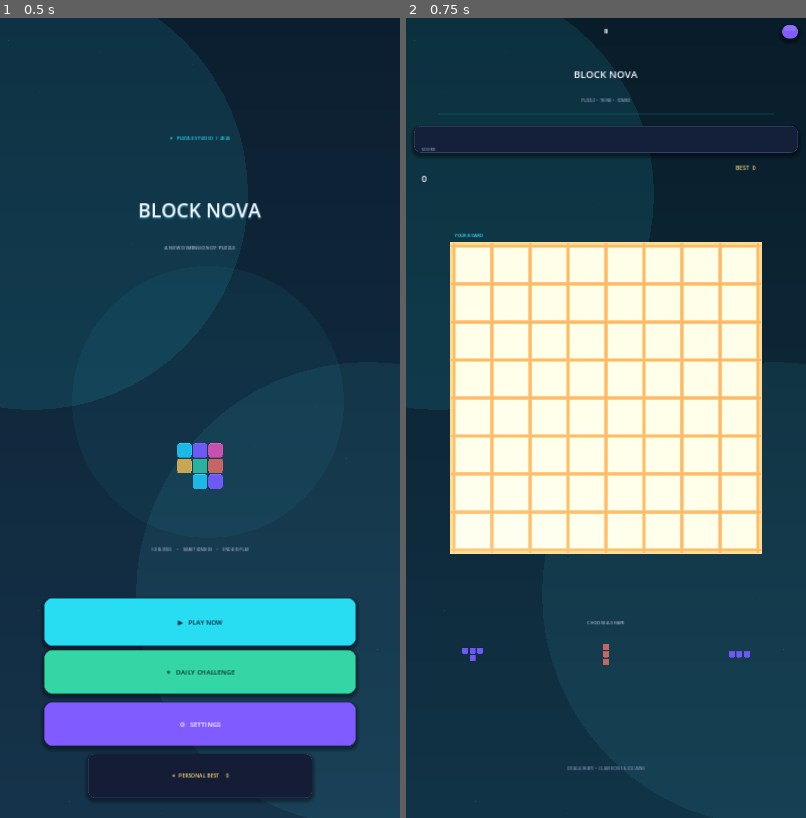
Above: before the commit, frames 1-2 (left to right).
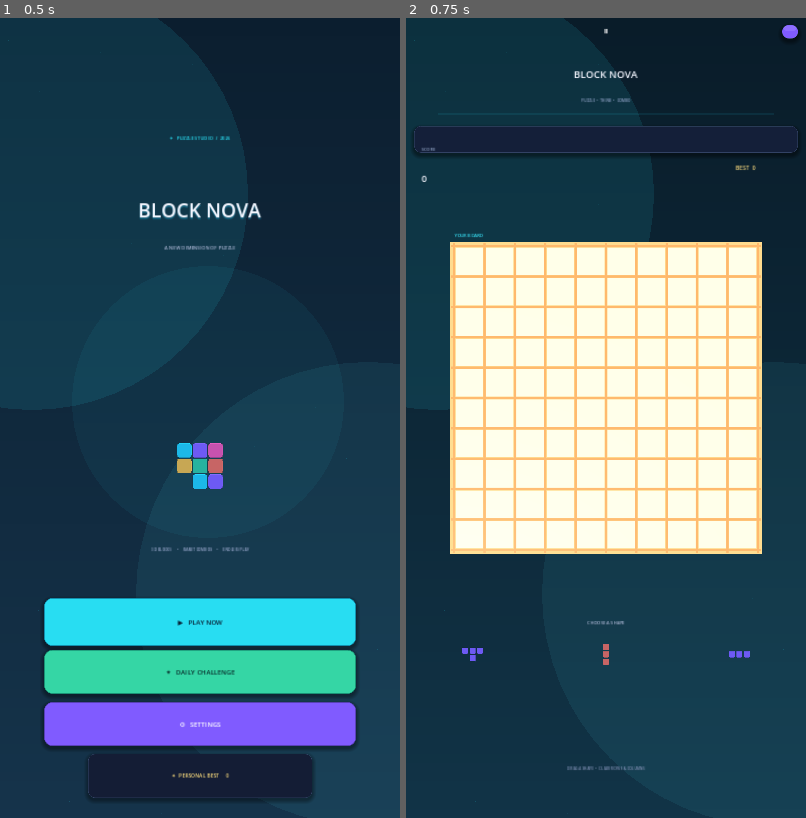
Above: after the commit, the same moments.

Repository: mahdialloui01-art/BlockNova
Game: Godot game, scene res://scenes/main.tscn
Same seed, same stepped clock (60 frames per second), same inputs: the game is played once before the commit and once after it.
Inputs:
- Up to frame 1 (0.5 s): no input
- Up to frame 2 (0.75 s): click "▶ PLAY NOW" at 0.5 s

Frame 1 is identical in both runs. In frame 2, 8.4% of the frame differs, in the area x 11-89%, y 28-67%.

Commit message:
Set the active BlockNova board to 10x10

Diff:
--- a/scripts/main.gd
+++ b/scripts/main.gd
@@ -1,6 +1,6 @@
 extends Control
 
-const GRID := 8
+const GRID := 10
 # Contemporary luminous palette: cyan, ultraviolet, magenta, amber, mint and coral.
 const COLORS := [
 	Color("#27DDF2"), Color("#8B6CFF"), Color("#FF62B5"),
@@ -519,7 +519,7 @@
 		return false
 	var saved_board: Variant = config.get_value("session", "board", [])
 	# Preserve an in-progress 8x8 session from older installs by centering it
-	# inside the new 8x8 board. The extra border starts empty.
+	# inside the new 10x10 board. The extra border starts empty.
 	saved_board = _expand_legacy_board(saved_board)
 	var saved_pieces: Variant = config.get_value("session", "pieces", [])
 	var saved_colors: Variant = config.get_value("session", "piece_colors", [])
@@ -602,7 +602,7 @@
 	queue_redraw()
 
 func _new_pieces() -> void:
-	# On the 8x8 board, a random tray can occasionally contain only
+	# On the 10x10 board, a random tray can occasionally contain only
 	# shapes that do not fit even though empty cells remain. Reroll the tray
 	# before declaring game over; this keeps difficulty fair without changing
 	# the seeded daily-challenge sequence for a given run.
